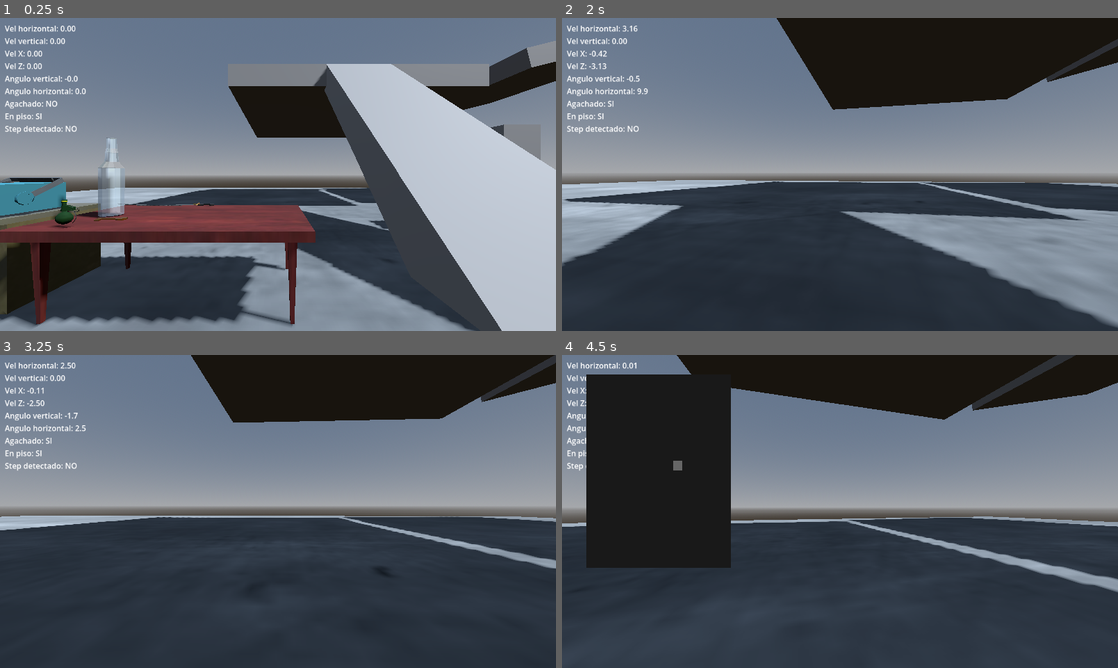
Above: before the commit, frames 1-4 (two rows, left to right).
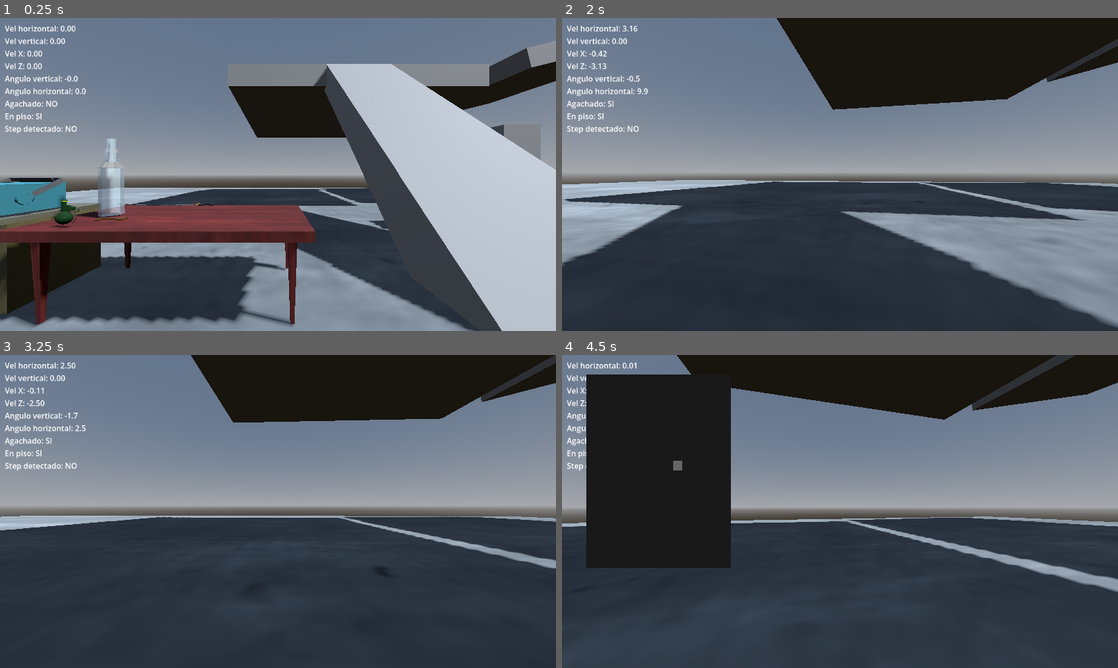
Above: after the commit, the same moments.

Repository: ElVerdulero2001/tun-tun-tun-sahur-el-juego-copia-de-Peripeteia-
Game: Godot game, scene res://levels/movement_test.tscn
Same seed, same stepped clock (60 frames per second), same inputs: the game is played once before the commit and once after it.
Inputs (mouse positions are in pixels of both pictures, inside the frame that each line leads up to):
- Up to frame 1 (0.25 s): no input
- Up to frame 2 (2 s): tap Enter at 0.5 s; move the mouse to (867, 174) at 0.52 s; hold W (move_forward) from 0.53 s (still down); tap T (tirar_item) at 0.6, 1.55 s; click (867, 174) at 0.67 s; tap Space (jump) at 0.77, 1.52 s; move the mouse to (812, 174) at 1.27 s; tap Ctrl (crouch) at 1.35 s; click (812, 174) at 1.42 s
- Up to frame 3 (3.25 s): keep holding W (move_forward); move the mouse to (289, 505) at 2.02 s; hold E (interactuar) 2.03-2.78 s; click (289, 505) at 2.17 s; tap T (tirar_item) at 2.3, 3.05 s; move the mouse to (272, 517) at 2.77 s; tap Shift (run) at 2.85 s; click (272, 517) at 2.92 s; tap Space (jump) at 3.02 s
- Up to frame 4 (4.5 s): move the mouse to (878, 514) at 3.52 s; tap T (tirar_item) at 3.6 s; click (878, 514) at 3.67 s; tap Space (jump) at 3.77 s; tap Tab (toggle_inventario) at 4.15 s; move the mouse to (673, 464) at 4.27 s; release W (move_forward) at 4.28 s; hold A (move_left) from 4.28 s (still down); tap K (toggle_trail) at 4.35 s; click (673, 464) at 4.42 s

The runs differ from the first frame. In frame 1, less than 0.1% of the frame differs, in the area x 7-56%, y 38-92%; in frame 2, less than 0.1%, in the area x 73-78%, y 79-82%; in frame 3, less than 0.1%; in frame 4, less than 0.1%.

Commit message:
inventario - tirar objetos desde la grilla funcionando

Diff:
--- a/assets/data/collectibles/consumables/botella.tres
+++ b/assets/data/collectibles/consumables/botella.tres
@@ -11,7 +11,6 @@
 se_puede_romper = true
 peso = 2.0
 item_id = 2
-fuerza_lanzamiento = 7.0
+fuerza_lanzamiento = 18.0
 velocidad_angular = 10.0
-grid_forma = [[1], [1], [1]]
 metadata/_custom_type_script = "uid://d3keoy2al2m6a"
--- a/assets/data/collectibles/consumables/key.tres
+++ b/assets/data/collectibles/consumables/key.tres
@@ -10,6 +10,6 @@
 es_recogible = true
 peso = 0.015
 item_id = 1
-fuerza_lanzamiento = 9.0
+fuerza_lanzamiento = 15.0
 velocidad_angular = 12.0
 metadata/_custom_type_script = "uid://d3keoy2al2m6a"
--- a/assets/data/collectibles/weapons/granada.tres
+++ b/assets/data/collectibles/weapons/granada.tres
@@ -10,5 +10,5 @@
 es_recogible = true
 peso = 0.35
 item_id = 4
-fuerza_lanzamiento = 13.0
+fuerza_lanzamiento = 50.0
 metadata/_custom_type_script = "uid://d3keoy2al2m6a"
--- a/assets/data/collectibles/weapons/sable.tres
+++ b/assets/data/collectibles/weapons/sable.tres
@@ -10,6 +10,6 @@
 es_recogible = true
 peso = 2.5
 item_id = 3
-fuerza_lanzamiento = 6.0
+fuerza_lanzamiento = 14.0
 velocidad_angular = 8.0
 metadata/_custom_type_script = "uid://d3keoy2al2m6a"
--- a/levels/movement_test.tscn
+++ b/levels/movement_test.tscn
@@ -207,7 +207,7 @@
 [node name="dinamic" type="Node3D" parent="world/enviroment" unique_id=637697114]
 
 [node name="botella_standar_1" parent="world/enviroment/dinamic" unique_id=1598823837 instance=ExtResource("14_8rkqj")]
-transform = Transform3D(0.9999999, 0, 0, 0, 0.99999994, 0, 0, 0, 0.9999999, -6.1183968, 1.2745622, -2.928712)
+transform = Transform3D(0.99999213, -0.003589724, 0.0016199998, 0.003589023, 0.9999934, 0.00043423104, -0.0016215518, -0.000428399, 0.99999845, -6.1183968, 1.2745622, -2.928712)
 mass = 2.0
 
 [node name="sable_san_martin_1" parent="world/enviroment/dinamic" unique_id=1154772102 instance=ExtResource("15_2fbo5")]
--- a/scripts/player n entities/inventory/ui_inventario.gd
+++ b/scripts/player n entities/inventory/ui_inventario.gd
@@ -128,6 +128,15 @@
 		if event.button_index == MOUSE_BUTTON_LEFT and event.pressed:
 			var celda = _obtener_celda_bajo_mouse()
 			if celda == Vector2i(-1, -1):
+				if item_en_mano != null:
+					var mouse_pos = get_viewport().get_mouse_position()
+					var rect_seguro = grilla.get_global_rect().grow(50)
+					if not rect_seguro.has_point(mouse_pos):
+						var player = get_tree().get_first_node_in_group("player")
+						var tirar_item = player.get_node("TirarItem")
+						tirar_item.lanzar_desde_inventario(item_en_mano)
+						item_en_mano = null
+						grilla_sucia = true
 				return
 			var item_en_celda = _obtener_item_en_celda(celda.x, celda.y)
 			if item_en_mano == null:
